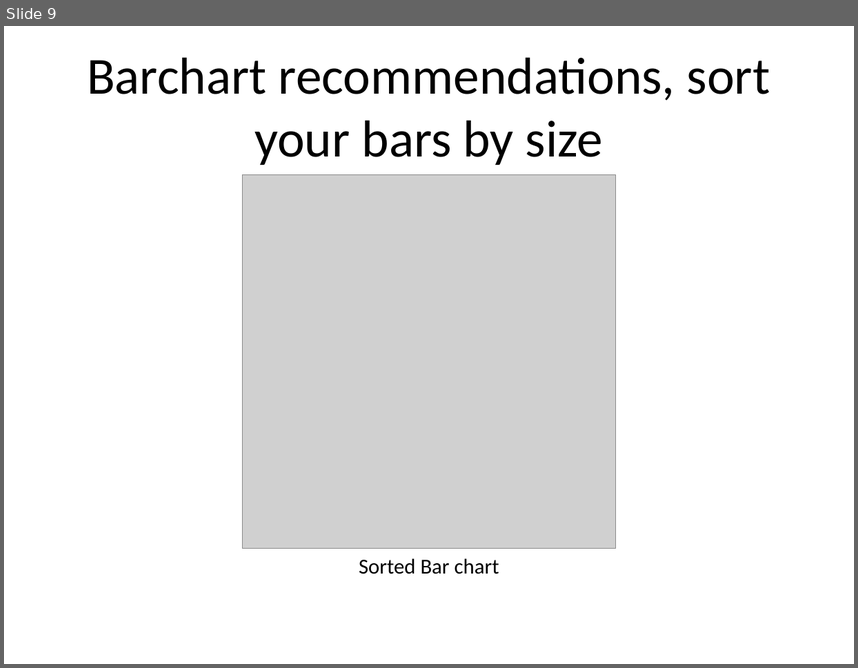
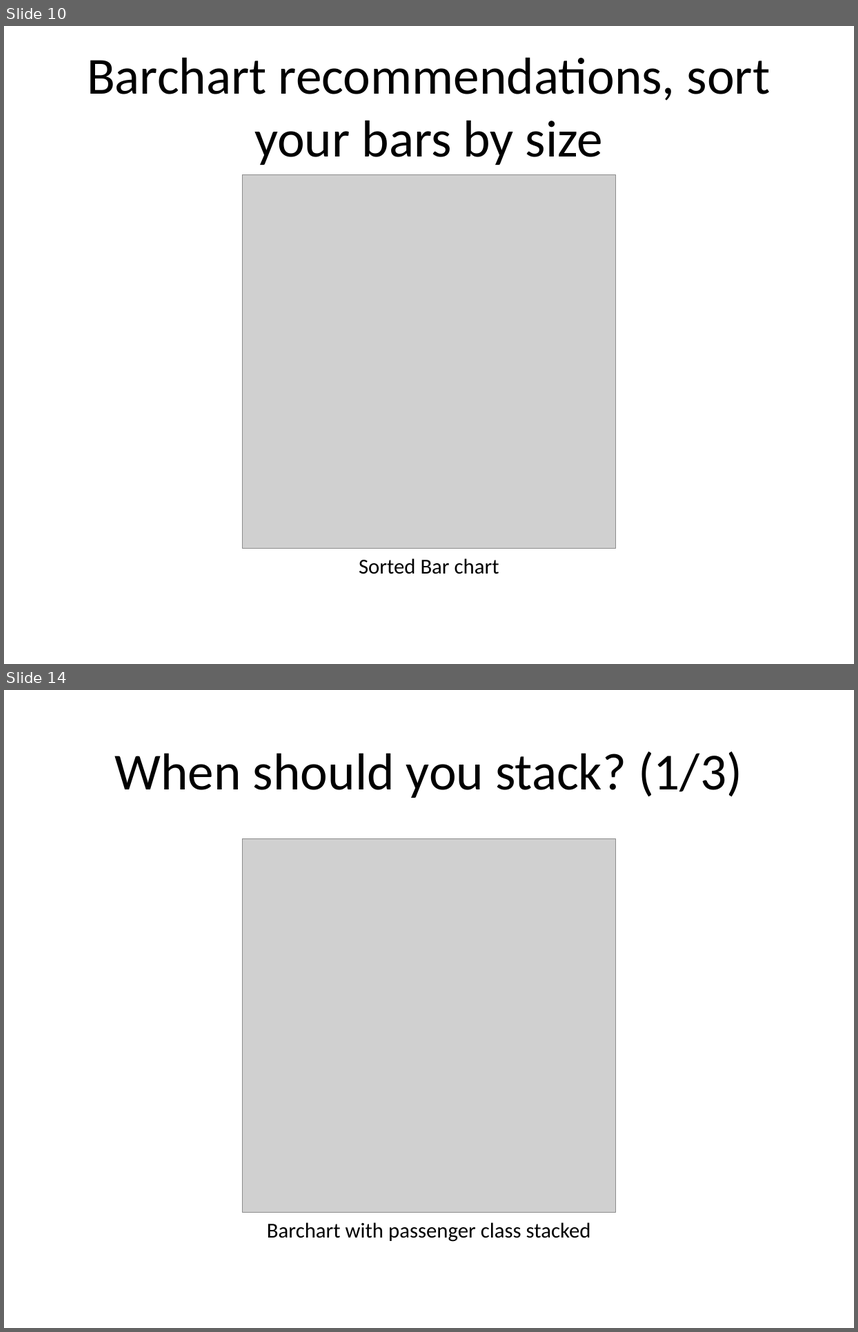
Before and after one commit to pmean/data-visualization, a slide deck: data-viz-02/component/recommendations-barcharts.pptx. Shown one above the other, each under a label of ours: slide 9 before the commit, slides 10 and 14 after it; the slides between them are not shown. The pictures are 858x668 and 858x1332 pixels, drawn with LibreOffice and Linux fonts; fonts in the diff are those of the drawing; grey boxes stand for pictures. Boxes give left, top, right and bottom in pixels: in the first picture for what was removed or moved away, otherwise in the second. Text is boxed around its words. In the diff, an @@ line names an element or a change of style, - is before the commit and + after.

Commit message:
Work on barchart recommendations in data-viz-02

```diff
--- a/data-viz-02/component/recommendations-barcharts.pptx
+++ b/data-viz-02/component/recommendations-barcharts.pptx
@@ slide 14 added at (4, 690, 854, 1328), background #FFFFFF @@
@@ title added at (114, 751, 742, 798), 44 pt, text #000000 @@
+When should you stack? (1/3)
@@ picture added at (243, 839, 616, 1212) @@
@@ text added at (267, 1222, 591, 1241), 18 pt, text #000000 @@
+Barchart with passenger class stacked
@@ what was slide 9 is now slide 10 @@
```
Also in this commit, not shown: 6 other slides added, 22 other files.
